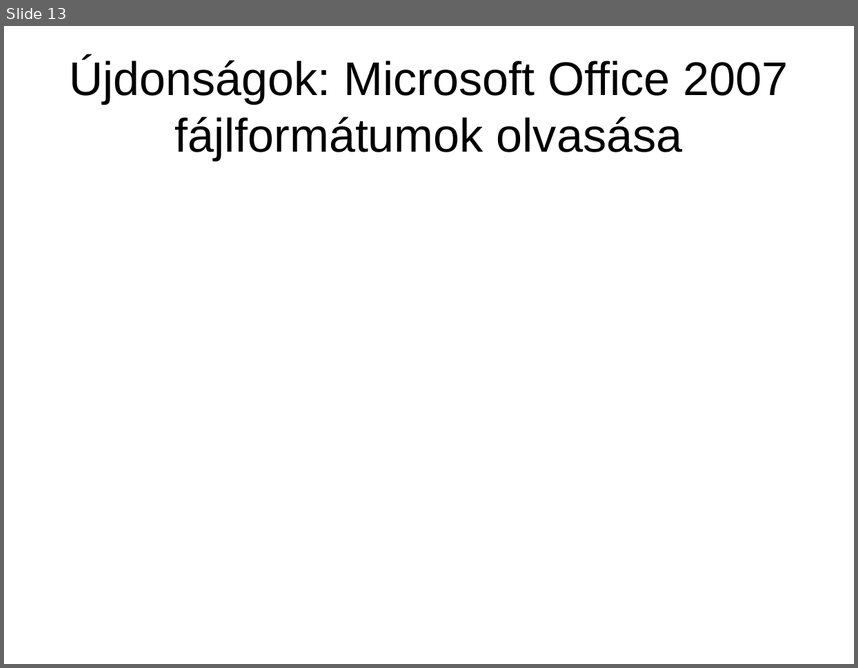
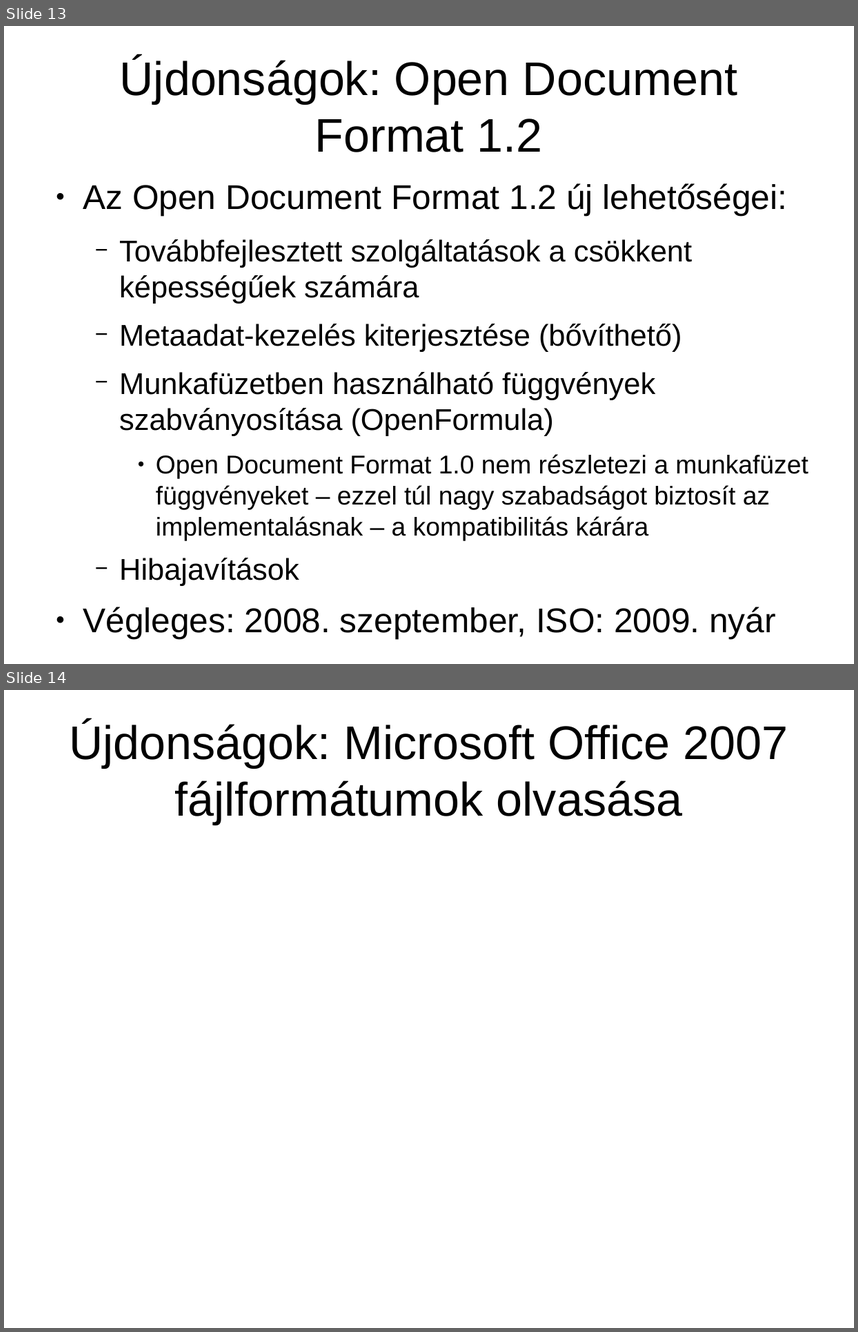
Before and after one commit to KAMI911/oxygenoffice, a slide deck: documents/marketing/hu/OpenOffice.org3_ujdonsagai.odp. Shown one above the other, each under a label of ours: slide 13 before the commit, slides 13 and 14 after it. The pictures are 858x668 and 858x1332 pixels, drawn with LibreOffice and Linux fonts; fonts in the diff are those of the drawing. Boxes give left, top, right and bottom in pixels: in the first picture for what was removed or moved away, otherwise in the second. Text is boxed around its words. In the diff, an @@ line names an element or a change of style, - is before the commit and + after.

```diff
--- a/documents/marketing/hu/OpenOffice.org3_ujdonsagai.odp
+++ b/documents/marketing/hu/OpenOffice.org3_ujdonsagai.odp
@@ slide 13 added at [4,26,854,664], background #FFFFFF @@
@@ title added at [120,58,737,152], 44 pt, text #000000 @@
+Újdonságok: Open Document Format 1.2
@@ text added at [83,183,809,638], 28 pt, text #000000 @@
+● Az Open Document Format 1.2 új lehetőségei:
+  − Továbbfejlesztett szolgáltatások a csökkent képességűek számára
+  − Metaadat-kezelés kiterjesztése (bővíthető)
+  − Munkafüzetben használható függvények szabványosítása (OpenFormula)
+    ● Open Document Format 1.0 nem részletezi a munkafüzet függvényeket – ezzel túl nagy szabadságot biztosít az implementalásnak – a kompatibilitás kárára
+  − Hibajavítások
+● Végleges: 2008. szeptember, ISO: 2009. nyár
@@ what was slide 13 is now slide 14 @@
```
Also in this commit, not shown: 1 slide changed, 2 other slides added, 1 slide removed.
